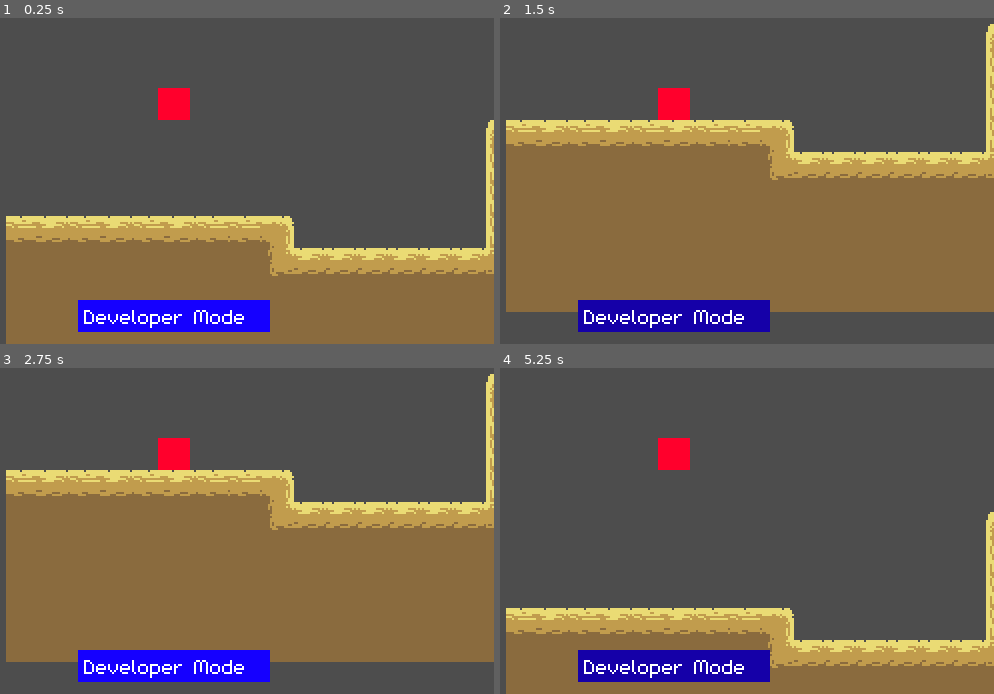
Above: before the commit, frames 1-4 (two rows, left to right).
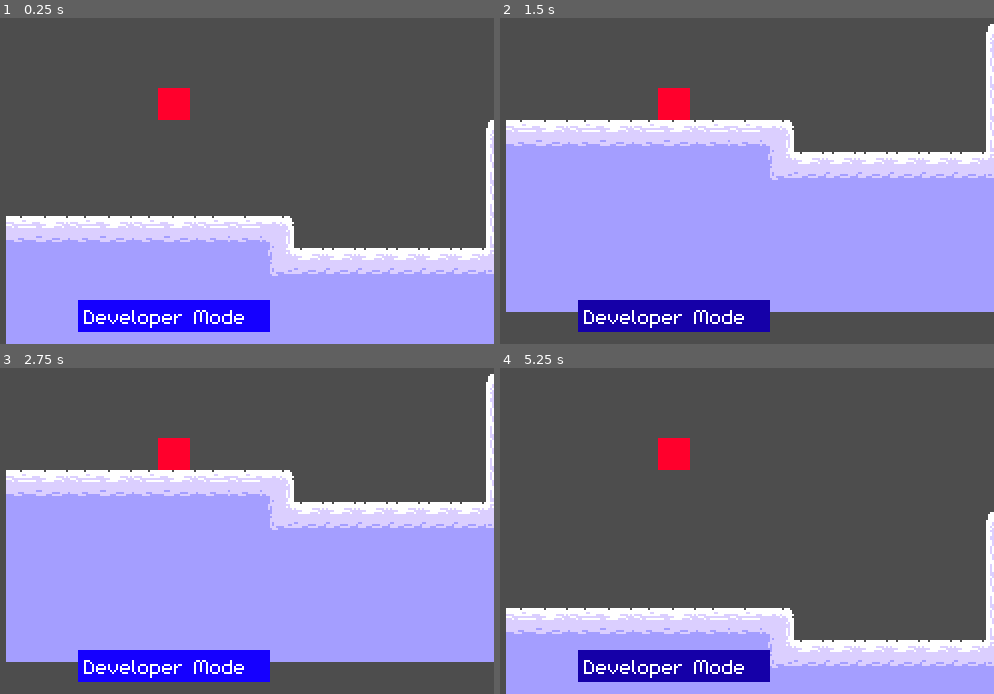
Above: after the commit, the same moments.

Repository: computing-lex/ozymandias
Game: Godot game, scene res://assets/levels/level1.tscn
The game is run twice, just before and just after one commit, with the same random seed, the same clock (stepped at 60 frames per second) and the same inputs. This scene is started directly instead of the project's main scene. The engine's default icon, where the game draws it, is replaced by a stand-in: a white triangle on a blue panel in a dark square.
Inputs (mouse positions are in pixels of both pictures, inside the frame that each line leads up to):
- Up to frame 1 (0.25 s): no input
- Up to frame 2 (1.5 s): click (712, 285) at 0.5 s; click (672, 314) at 1.25 s
- Up to frame 3 (2.75 s): click (212, 635) at 2 s
- Up to frame 4 (5.25 s): click (672, 664) at 2.75 s; click (712, 635) at 3.5 s; click (672, 664) at 4.25 s; tap Enter at 5 s

The runs differ from the first frame. In frame 1, 32% of the frame differs, in the area x 1-100%, y 31-100%; in frame 2, 53%, in the area x 1-100%, y 1-91%; in frame 3, 53%; in frame 4, 19%.

Commit message:
Update level1.tscn

Diff:
--- a/assets/levels/level1.tscn
+++ b/assets/levels/level1.tscn
@@ -1,13 +1,13 @@
 [gd_scene load_steps=8 format=4 uid="uid://bdhotmdrbc6fx"]
 
-[ext_resource type="Script" uid="uid://dq12x8qd43x2t" path="res://testassets/game.gd" id="1_84ch1"]
+[ext_resource type="Script" uid="uid://dq12x8qd43x2t" path="res://scripts/game.gd" id="1_d7tdo"]
 [ext_resource type="PackedScene" uid="uid://t85uo0d6i33e" path="res://assets/player/player.tscn" id="2_5fint"]
 [ext_resource type="Shader" uid="uid://c76c5bda4tua3" path="res://assets/levels/devShader.gdshader" id="3_460cx"]
 [ext_resource type="Texture2D" uid="uid://b2xsuxgodjqx0" path="res://assets/tiles/ground-Sheet.png" id="3_d7tdo"]
 
 [sub_resource type="ShaderMaterial" id="ShaderMaterial_3c2rh"]
 shader = ExtResource("3_460cx")
-shader_parameter/dev_mode = false
+shader_parameter/dev_mode = true
 
 [sub_resource type="TileSetAtlasSource" id="TileSetAtlasSource_460cx"]
 texture = ExtResource("3_d7tdo")
@@ -35,7 +35,7 @@
 sources/0 = SubResource("TileSetAtlasSource_460cx")
 
 [node name="Level1" type="Node2D"]
-script = ExtResource("1_84ch1")
+script = ExtResource("1_d7tdo")
 
 [node name="Player" parent="." instance=ExtResource("2_5fint")]
 position = Vector2(84, -69)
